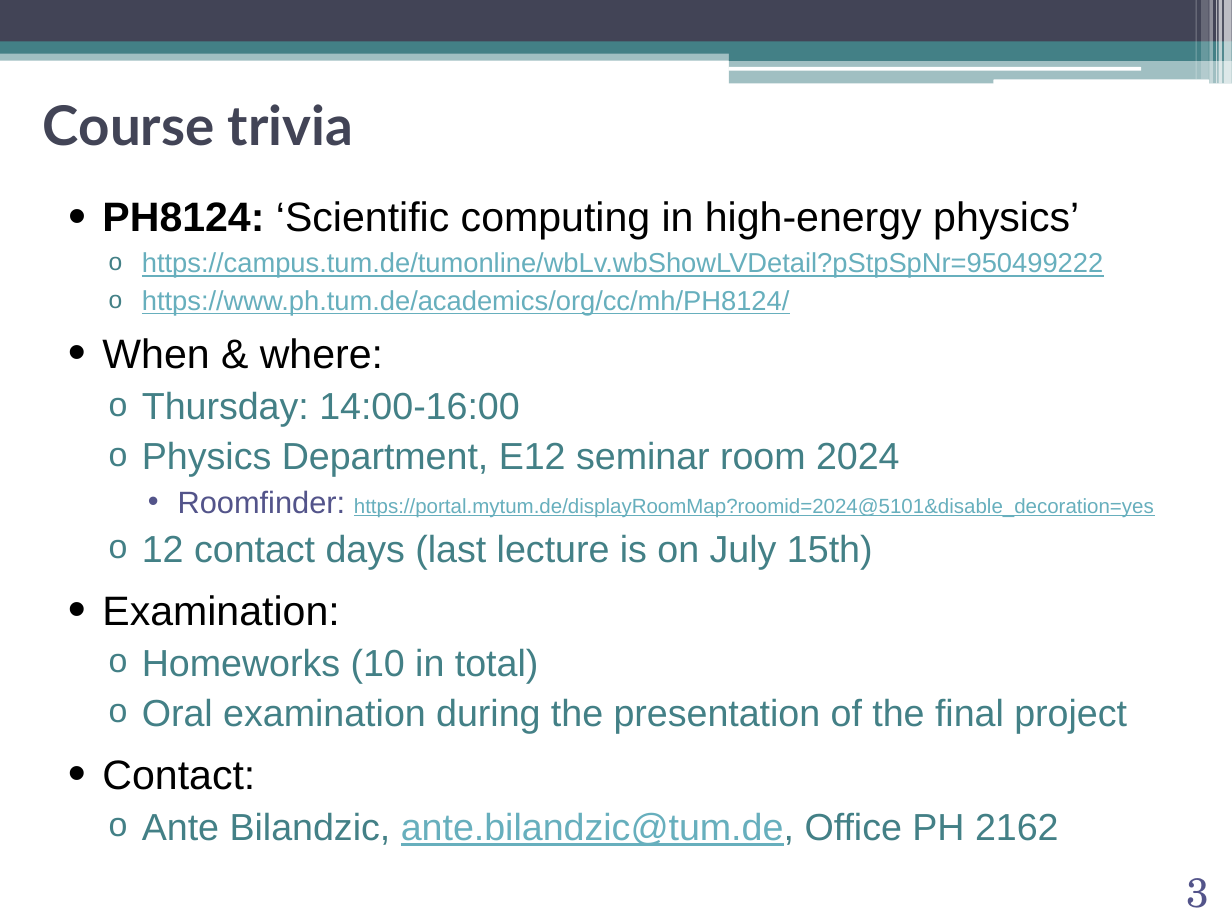
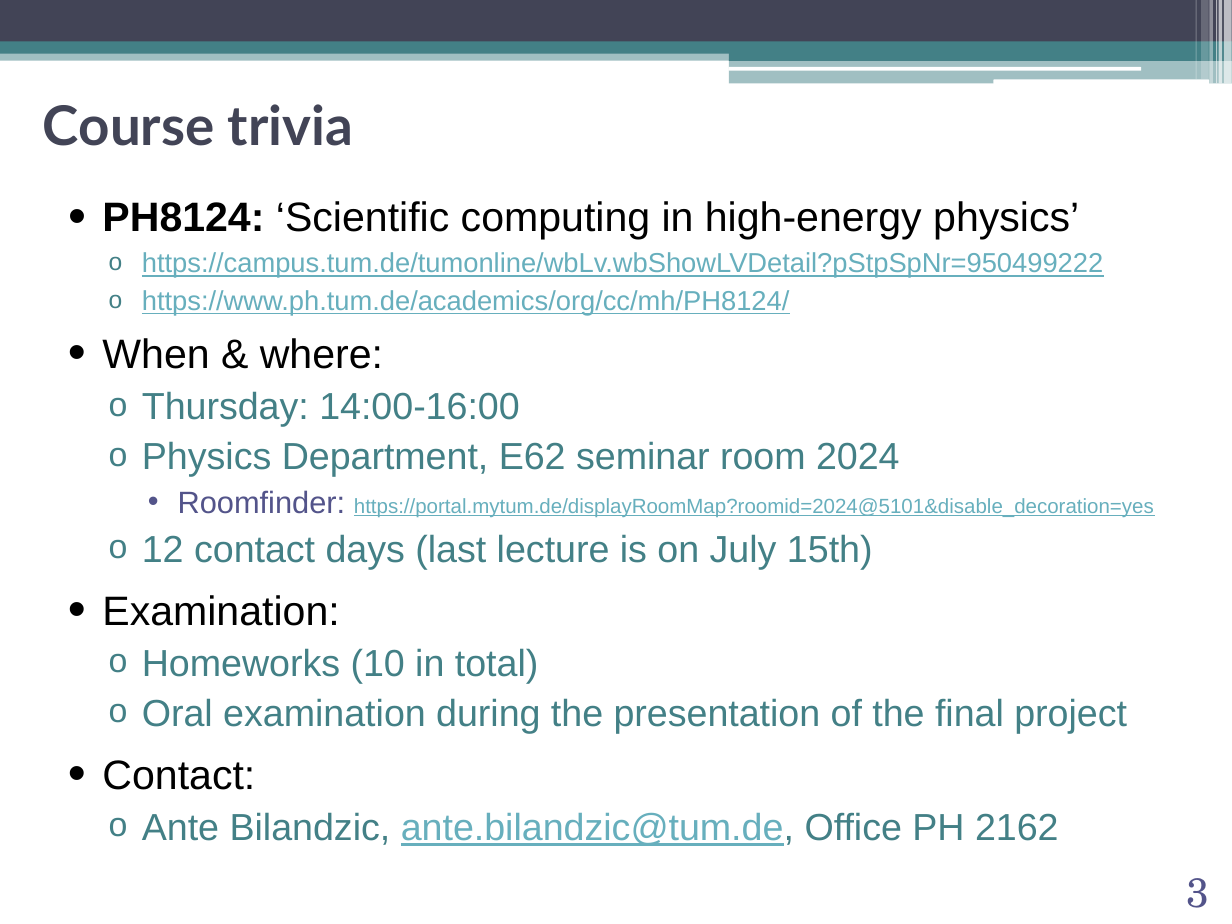
Before and after one commit to abilandz/PH8124, a slide deck: slide 3 of Lecture_1/ABilandzic_PH8124_SS2021.pptx. Drawn at 1232x924 pixels with LibreOffice and Linux fonts; fonts in the diff are those of the drawing; background and template pictures are left out. Boxes give left, top, right and bottom in pixels: in the first picture for what was removed or moved away, otherwise in the second. Text is boxed around its words. In the diff, an @@ line names an element or a change of style, - is before the commit and + after.

```diff
--- a/Lecture_1/ABilandzic_PH8124_SS2021.pptx
+++ b/Lecture_1/ABilandzic_PH8124_SS2021.pptx
@@ text at [142, 441, 900, 477]: text changed @@
-  o Physics Department, E12 seminar room 2024
+  o Physics Department, E62 seminar room 2024
```
Also in this commit, not shown: 12 other slides changed, 1 other file.
